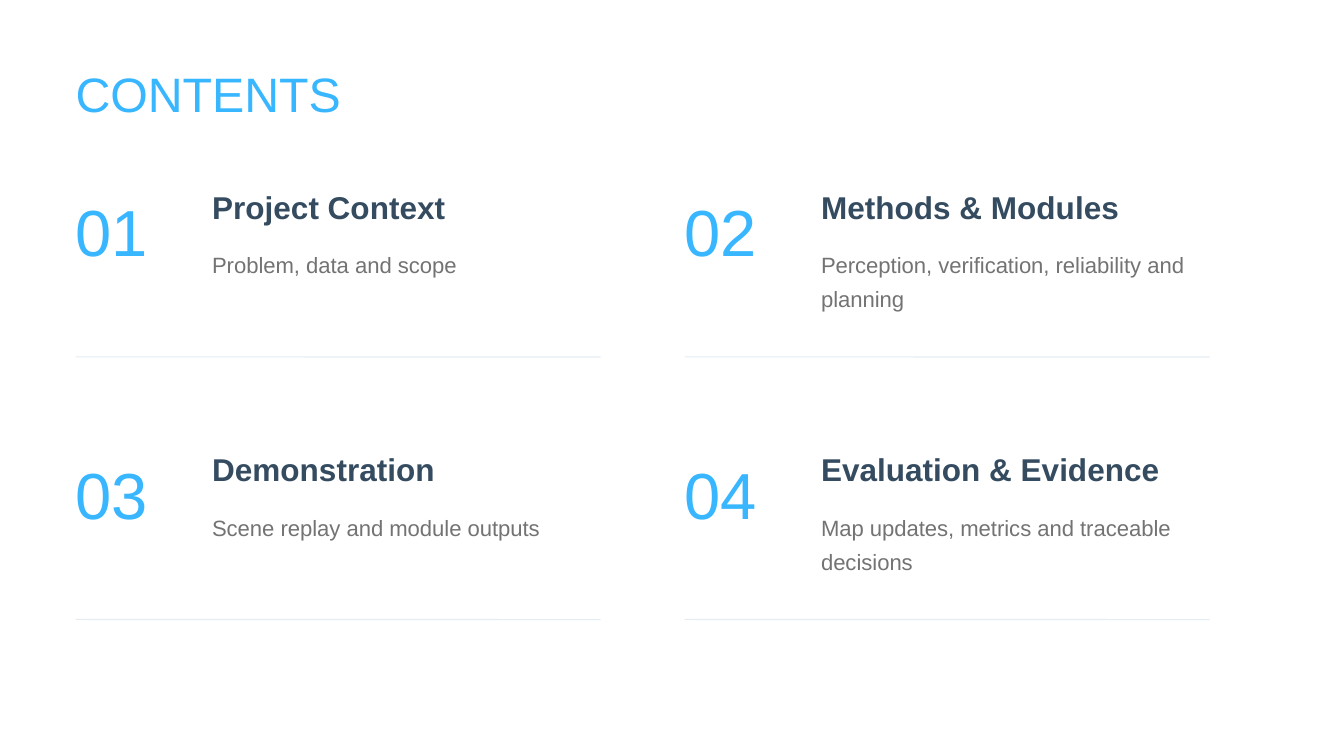
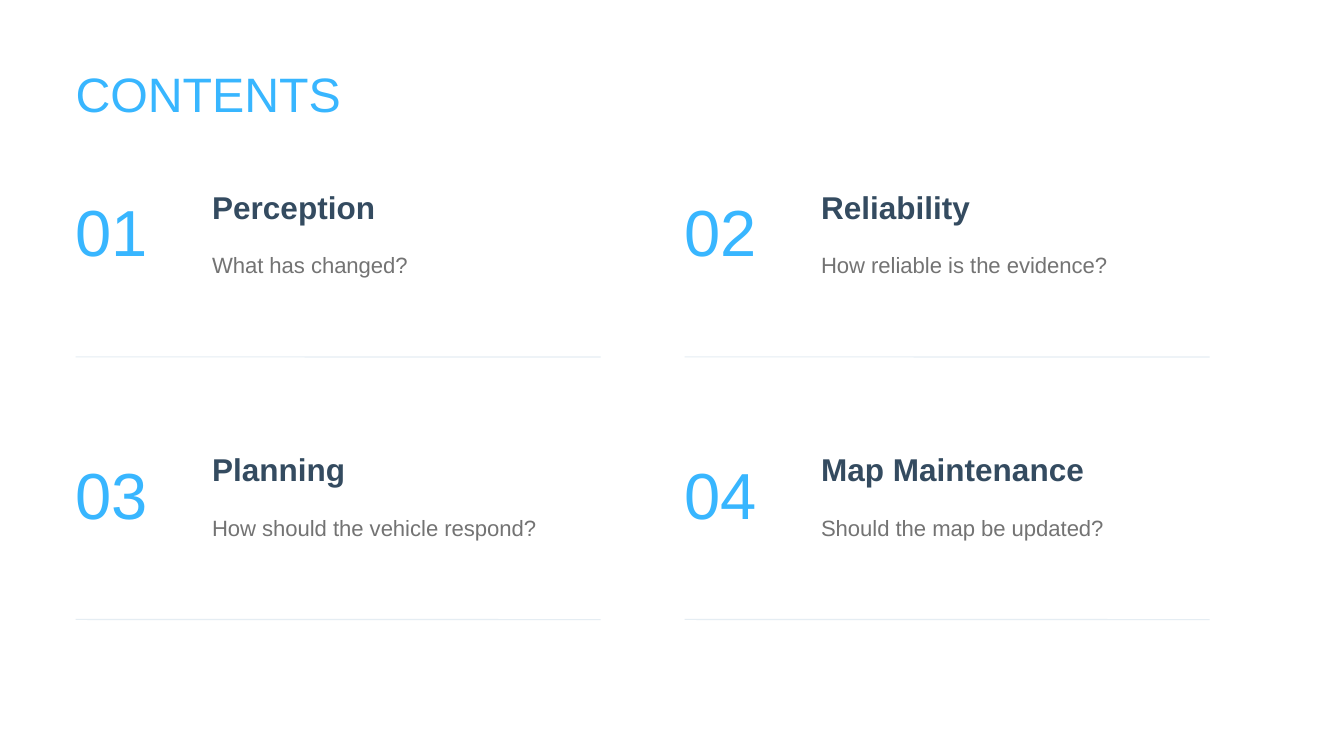
Before and after one commit to Yugongshit/AIE1903-map-update66, a slide deck: slide 3 of presentations/AIE1903_B_Background.pptx. Drawn at 1344x756 pixels with LibreOffice and Linux fonts; fonts in the diff are those of the drawing. Boxes give left, top, right and bottom in pixels: in the first picture for what was removed or moved away, otherwise in the second. Text is boxed around its words. In the diff, an @@ line names an element or a change of style, - is before the commit and + after.

```diff
--- a/presentations/AIE1903_B_Background.pptx
+++ b/presentations/AIE1903_B_Background.pptx
@@ text at (212,196,375,225): text changed @@
-Project Context
+Perception
@@ text at (821,196,970,225): text changed @@
-Methods & Modules
+Reliability
@@ text at (212,257,408,278): text changed @@
-Problem, data and scope
+What has changed?
@@ text at (821,257,1107,273): text changed @@
-Perception, verification, reliability and planning
+How reliable is the evidence?
@@ text at (212,458,345,487): text changed @@
-Demonstration
+Planning
@@ text at (821,458,1084,487): text changed @@
-Evaluation & Evidence
+Map Maintenance
@@ text at (212,520,536,541): text changed @@
-Scene replay and module outputs
+How should the vehicle respond?
@@ text at (821,520,1104,541): text changed @@
-Map updates, metrics and traceable decisions
+Should the map be updated?
```
Also in this commit, not shown: 4 other slides changed, 1 other file.
